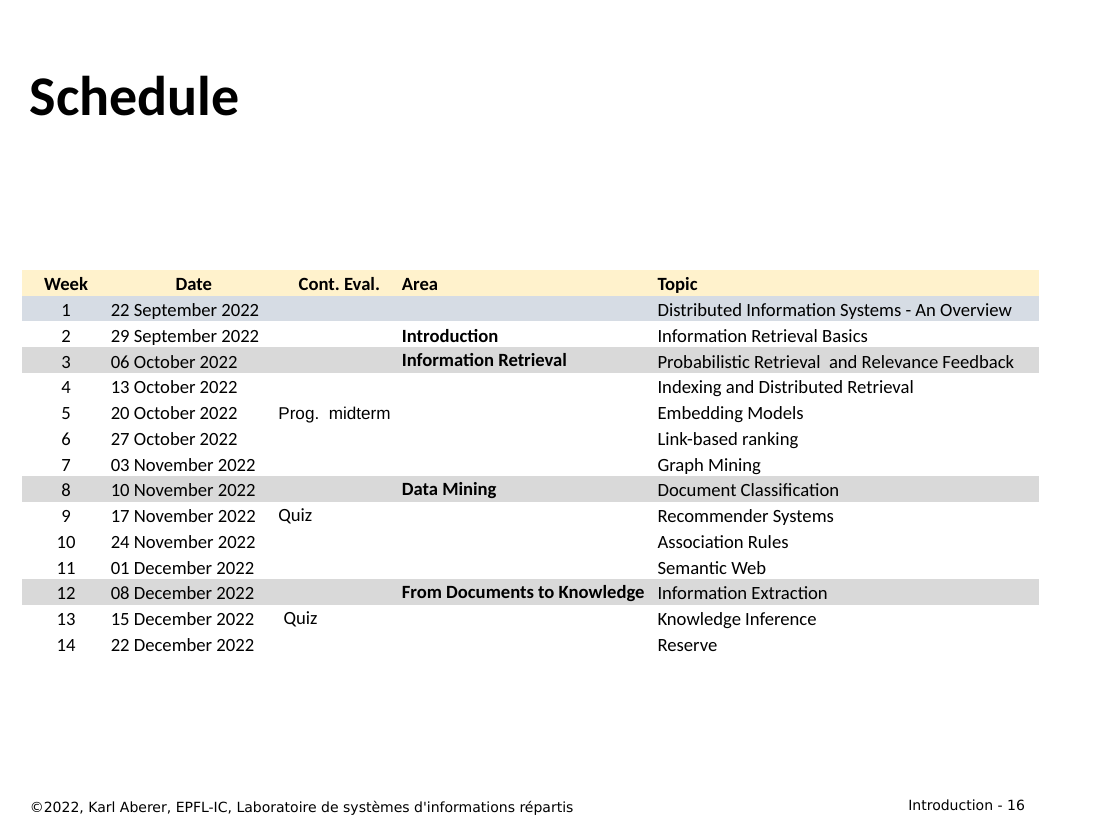
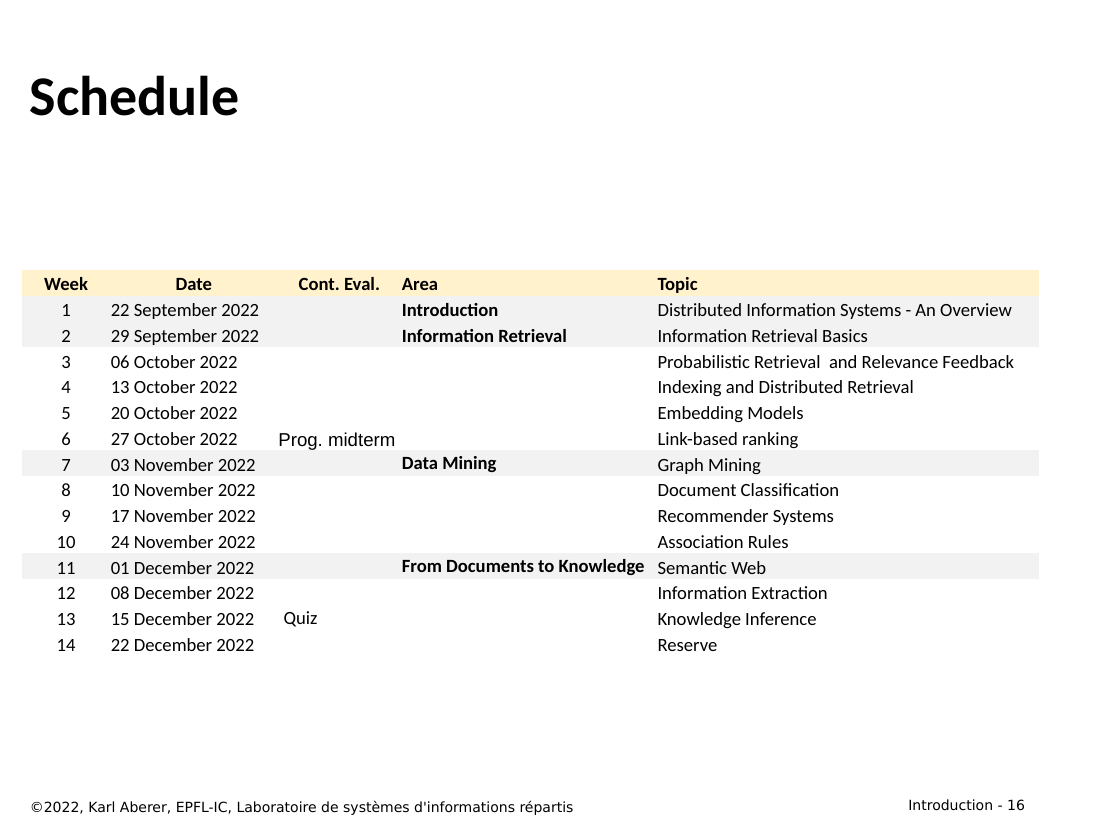
Before and after one commit to LSIR/DIS, a slide deck: slide 16 of Lectures/week 1/week 1 - Course Information 2022.pptx. Drawn at 1120x840 pixels with LibreOffice and Linux fonts; fonts in the diff are those of the drawing. Boxes give left, top, right and bottom in pixels: in the first picture for what was removed or moved away, otherwise in the second. Text is boxed around its words. In the diff, an @@ line names an element or a change of style, - is before the commit and + after.

```diff
--- a/Lectures/week 1/week 1 - Course Information 2022.pptx
+++ b/Lectures/week 1/week 1 - Course Information 2022.pptx
@@ table at box(22, 270, 1039, 656) @@
-row 2, column 4: 
+row 2, column 4: Introduction
-row 3, column 4: Introduction
+row 3, column 4: Information Retrieval
-row 4, column 4: Information Retrieval
+row 4, column 4: 
-row 6, column 3: Prog. midterm
+row 6, column 3: 
-row 7, column 3: 
+row 7, column 3: Prog. midterm
-row 8, column 4: 
+row 8, column 4: Data Mining
-row 9, column 4: Data Mining
+row 9, column 4: 
-row 10, column 3: Quiz
+row 10, column 3: 
-row 12, column 4: 
+row 12, column 4: From Documents to Knowledge
-row 13, column 4: From Documents to Knowledge
+row 13, column 4: 
@@ fill #D6DCE4 to #F2F2F2 in row 2 @@
@@ fill none to #F2F2F2 in 7 cells @@
@@ fill #D9D9D9 to none in 9 cells @@
@@ fill #FFFFFF to #F2F2F2 in row 8 @@
```
Also in this commit, not shown: 3 other slides changed, 3 other files.
